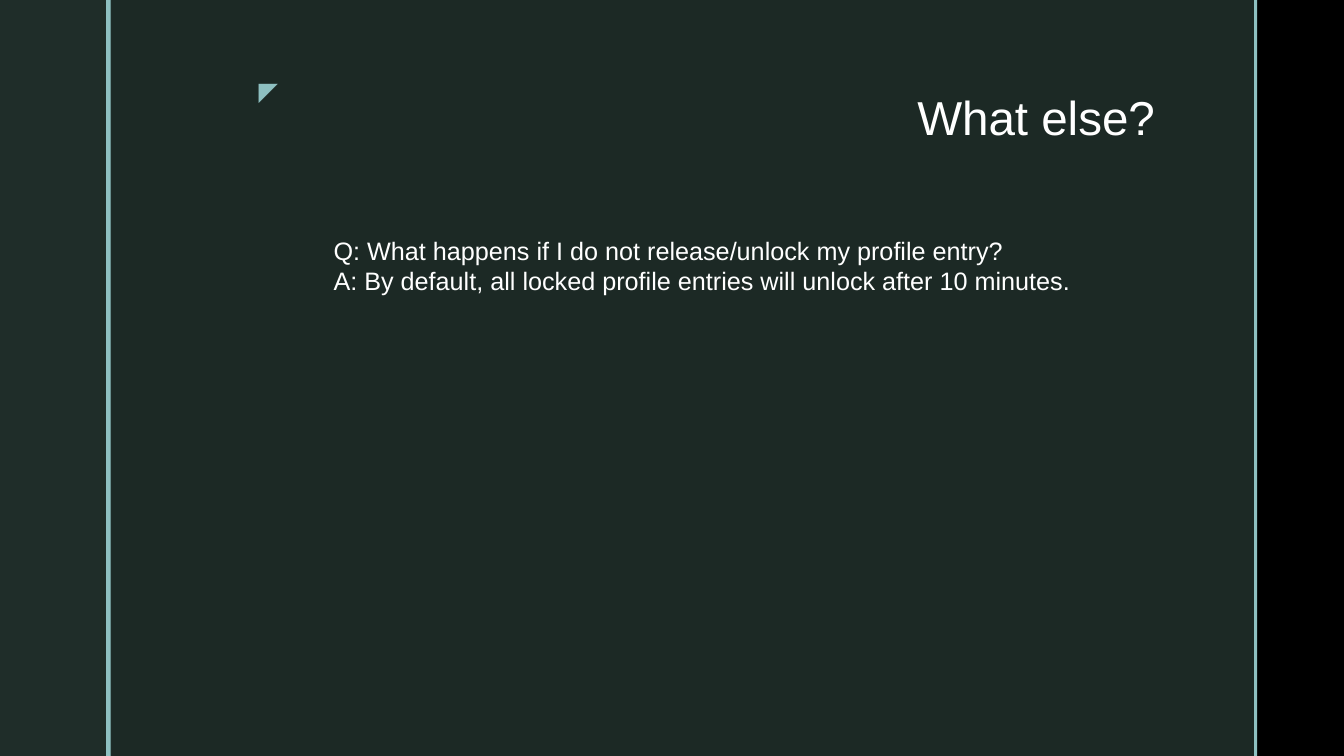
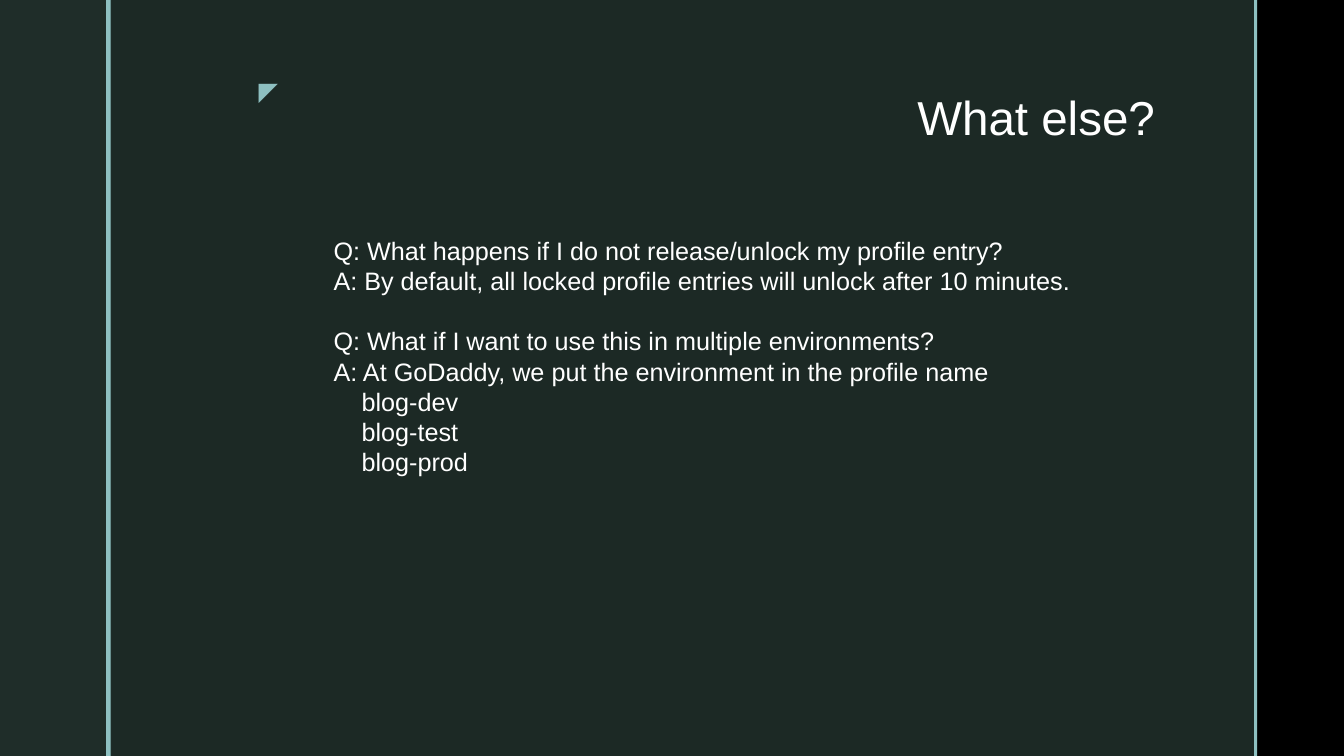
Before and after one commit to smccarthy/profile-service-presentation, a slide deck: slide 8 of profile-service-presentation.pptx. Drawn at 1344x756 pixels with LibreOffice and Linux fonts; fonts in the diff are those of the drawing; background and template pictures are left out. Boxes give left, top, right and bottom in pixels: in the first picture for what was removed or moved away, otherwise in the second. Text is boxed around its words. In the diff, an @@ line names an element or a change of style, - is before the commit and + after.

Commit message:
add slide

```diff
--- a/profile-service-presentation.pptx
+++ b/profile-service-presentation.pptx
@@ text at box(334, 331, 988, 477): paragraphs added @@
+Q: What if I want to use this in multiple environments?
+A: At GoDaddy, we put the environment in the profile name
+blog-dev
+blog-test
+blog-prod
```
Also in this commit, not shown: 1 slide added.
